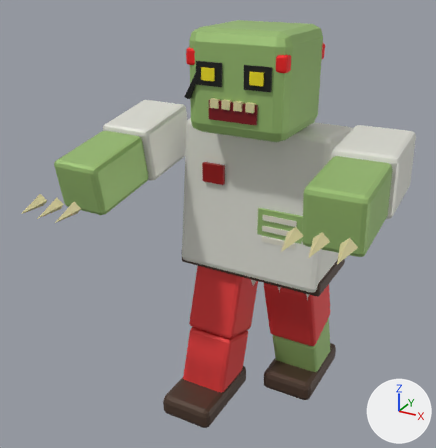
Renders of the OBJ model modelos/enemigos/zombi_corredor/zombi_corredor.obj from each side of a commit.
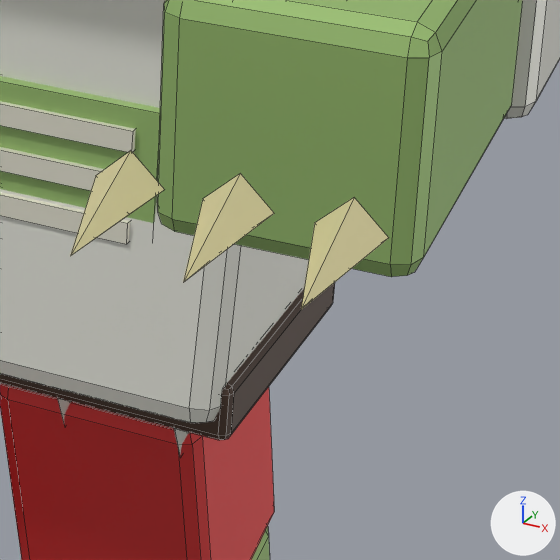
The first picture shows the older version from a 50 mm camera at (3.25, -7.29, 6.22) aimed at (-0.3, -0.83, 2.99). The close-ups show the older and then the newer version on the part from 61% to 92% of the width and 42% to 73% of the height of that picture. Only the edits that show in the close-ups are written down. Arrows for +X, +Y and +Z are at lower right; the lights stay in place. The close-ups show mesh edges as thin lines. Where no turn or scale is listed for an object, it has been applied to the vertices.

The scene before the commit, as lines of its bpy script (objects in view):
```python
me_rightarm = bpy.data.meshes.new('RightArm')
me_rightarm.from_pydata(...)  # 127 vertices, 123 faces; spans x 1.2..1.98, y -2.7..0.03, z 3.51..4.36
me_rightarm.materials.append(mat_paleta)  # picture img_zombi_corredor_paleta_png
me_rightleg = bpy.data.meshes.new('RightLeg')
me_rightleg.from_pydata(...)  # 168 vertices, 162 faces; spans x 0.13..0.92, y -0.34..1.13, z 0.0..2.19
me_rightleg.materials.append(mat_paleta)  # picture img_zombi_corredor_paleta_png
me_torso = bpy.data.meshes.new('Torso')
me_torso.from_pydata(...)  # 172 vertices, 158 faces; spans x -1.08..1.08, y -0.62..0.62, z 1.86..4.24
me_torso.materials.append(mat_paleta)  # picture img_zombi_corredor_paleta_png
ob_rightarm = bpy.data.objects.new('RightArm', me_rightarm)
ob_rightarm.location = (0.0, 0.0, 0.0)
ob_rightleg = bpy.data.objects.new('RightLeg', me_rightleg)
ob_rightleg.location = (0.0, 0.0, 0.0)
ob_torso = bpy.data.objects.new('Torso', me_torso)
ob_torso.location = (0.0, 0.0, 0.0)
```
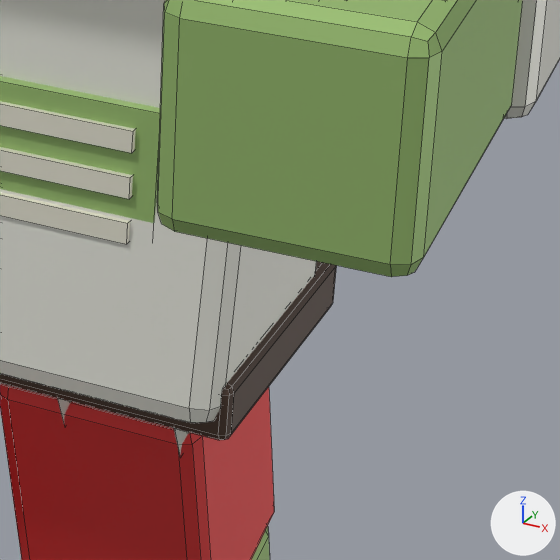
Boxes (x1, y1, x2, y2) around the edits, measured in the close-ups (560 x 560 px):
'RightArm', reshaped: before (70, 0, 560, 309); after (157, 0, 560, 277)
part 1 of me_rightarm, deleted (beige): before (70, 151, 164, 256)
part 2 of me_rightarm, deleted (beige): before (301, 197, 389, 309)
part 3 of me_rightarm, deleted (beige): before (183, 174, 274, 282)

What changed in the scene script:
```text
Change me_rightarm:
    used by ob_rightarm; location = (0.0, 0.0, 0.0)
    remove me_rightarm.from_pydata(...)  # 127 vertices, 123 faces; spans x 1.2..1.98, y -2.7..0.03, z 3.51..4.36
    add me_rightarm.from_pydata(...)  # 120 vertices, 116 faces; spans x 1.2..1.97, y -2.02..0.03, z 3.51..4.36
    me_rightarm part 1: the loose piece of 5 vertices spanning x 1.29..1.46, y -2.7..-2.33, z 3.73..3.89 is deleted
    me_rightarm part 2: the loose piece of 5 vertices spanning x 1.81..1.98, y -2.7..-2.33, z 3.73..3.89 is deleted
    me_rightarm part 3: the loose piece of 5 vertices spanning x 1.55..1.72, y -2.7..-2.33, z 3.73..3.89 is deleted
    other edits to the shape of me_rightarm do not show in these pictures
```
